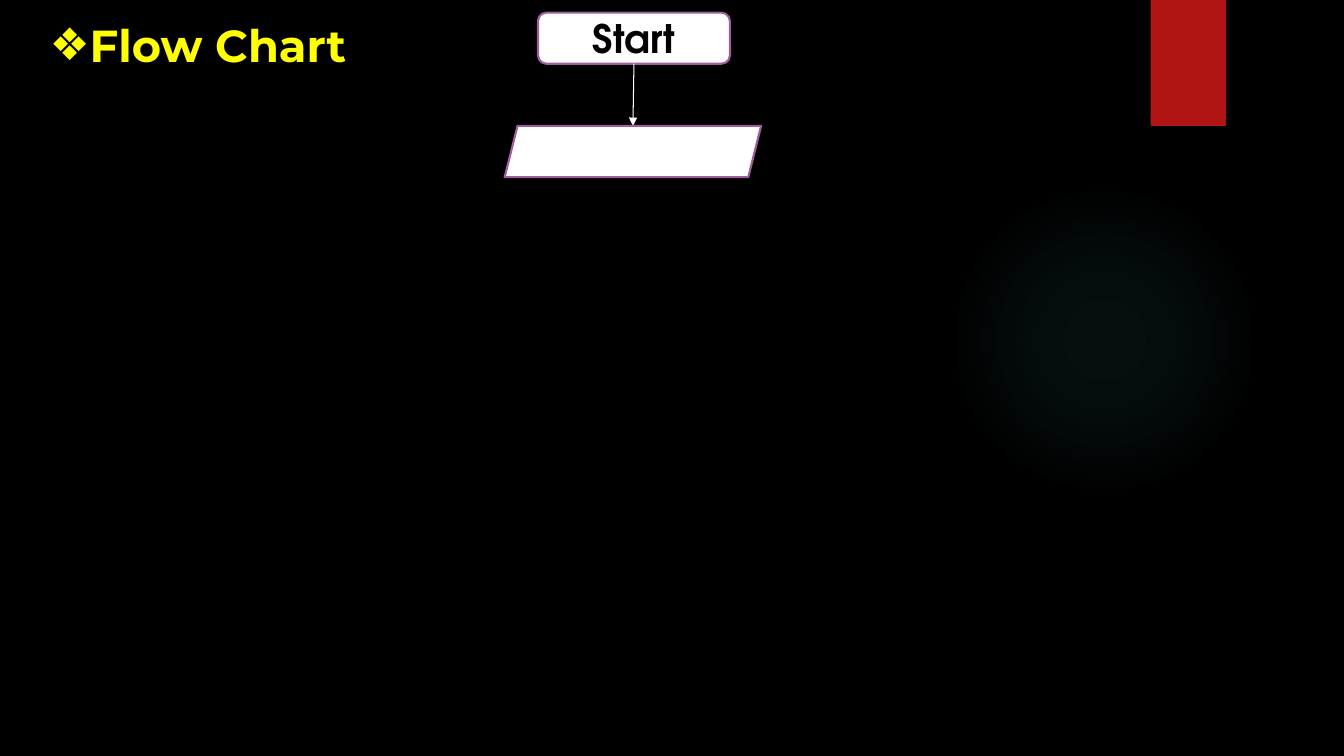
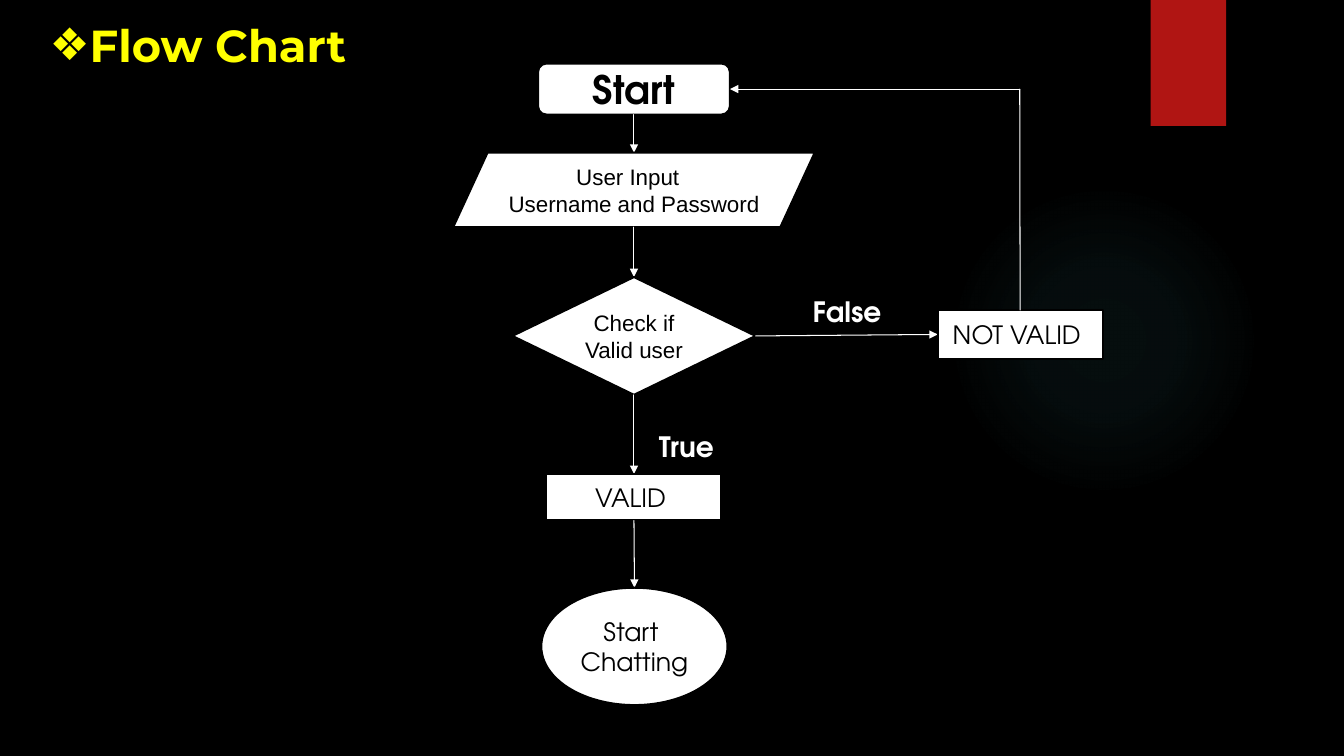
Before and after one commit to HENILCODES/Live_Chat_Flask, a slide deck: slide 8 of Project Live chat.pptx. Drawn at 1344x756 pixels with LibreOffice and Linux fonts; fonts in the diff are those of the drawing; background and template pictures are left out. Boxes give left, top, right and bottom in pixels: in the first picture for what was removed or moved away, otherwise in the second. Text is boxed around its words. In the diff, an @@ line names an element or a change of style, - is before the commit and + after.

```diff
--- a/Project Live chat.pptx
+++ b/Project Live chat.pptx
@@ rounded rectangle "Start": place and size @@
-rounded rectangle "Start" at box(538, 13, 730, 65)
+rounded rectangle "Start" at box(538, 64, 730, 115)
@@ rounded rectangle "Start" at box(538, 64, 730, 115): outline #9E5E9B 1.5 pt to #000000 1.5 pt @@
@@ arrow added from (1020, 89) to (730, 89), #FFFFFF 0.75 pt @@
@@ line added from (1020, 89) to (1020, 311), #FFFFFF 0.75 pt @@
@@ arrow moved from (634, 64) - (633, 126) to (634, 115) - (634, 152) @@
@@ parallelogram "User Input": place and size @@
-parallelogram "User Input" at box(505, 126, 761, 177)
+parallelogram "User Input" at box(454, 152, 816, 227)
@@ parallelogram "User Input" at box(454, 152, 816, 227): outline #9E5E9B 1.5 pt to #000000 1.5 pt; proportions changed @@
@@ text in parallelogram at box(509, 169, 759, 213): text added @@
+User Input
+Username and Password
@@ arrow added from (634, 227) to (634, 277), #FFFFFF 0.75 pt @@
@@ diamond added at box(512, 277, 755, 395), fill #FFFFFF, outline #000000 1.5 pt, 16 pt, text #000000 @@
+Check if Valid user
@@ text added at box(813, 301, 882, 323), 20 pt, text #FFFFFF, bold @@
+False
@@ rectangle added at box(938, 311, 1103, 359), fill #FFFFFF, outline #000000 1.5 pt, 18 pt, text #000000 @@
+NOT VALID
@@ arrow added from (756, 336) to (938, 335), #FFFFFF 0.75 pt @@
@@ arrow added from (634, 395) to (634, 474), #FFFFFF 0.75 pt @@
@@ text added at box(659, 436, 714, 458), 20 pt, text #FFFFFF, bold @@
+True
@@ rectangle added at box(546, 474, 722, 520), fill #FFFFFF, outline #000000 1.5 pt, 18 pt, text #000000 @@
+VALID
@@ arrow added from (634, 520) to (634, 588), #FFFFFF 0.75 pt @@
@@ ellipse added at box(541, 588, 728, 706), fill #FFFFFF, outline #000000 1.5 pt, 18 pt, text #000000 @@
+Start
+Chatting
```
Also in this commit, not shown: 4 other slides changed, 1 other file.
